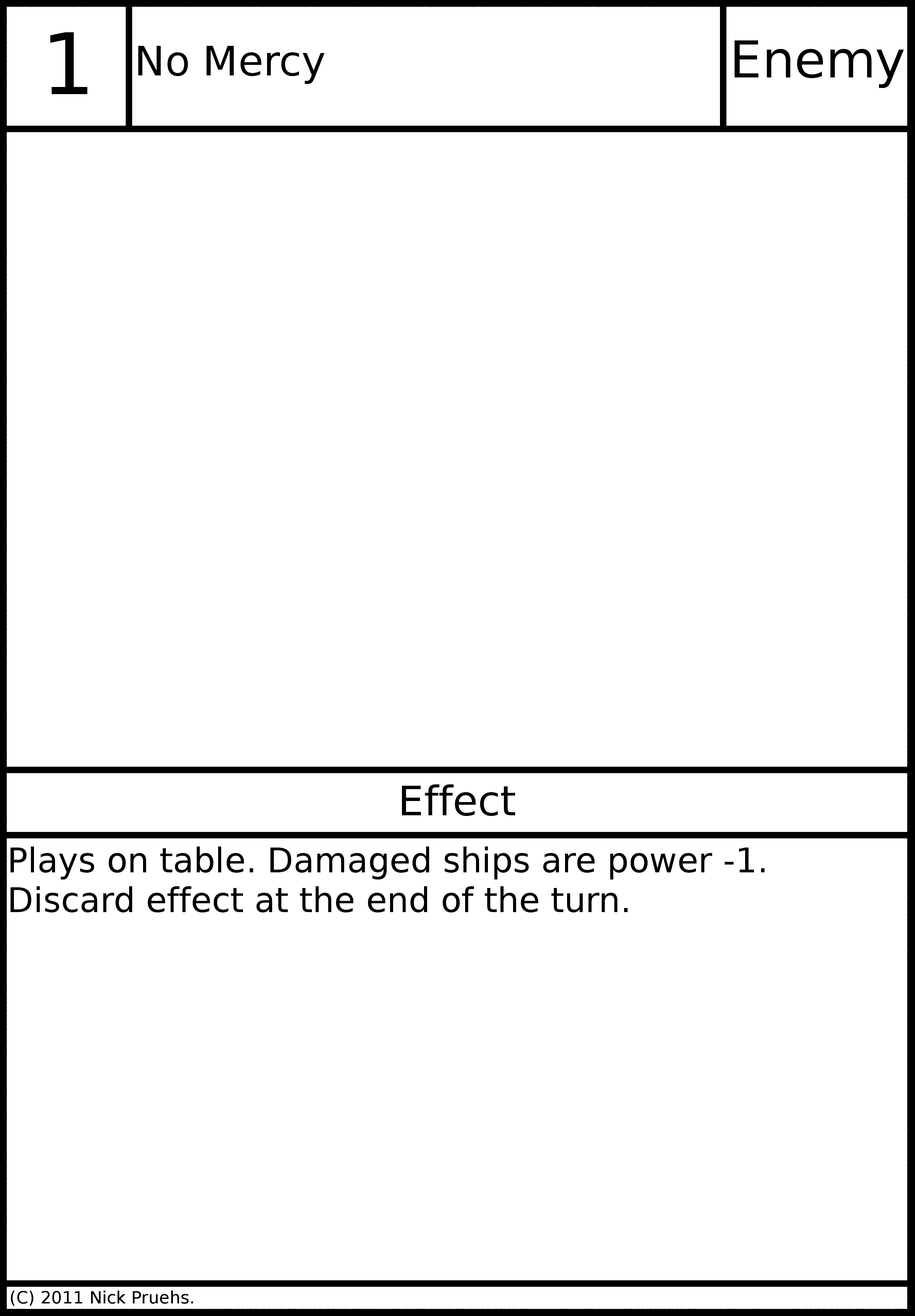
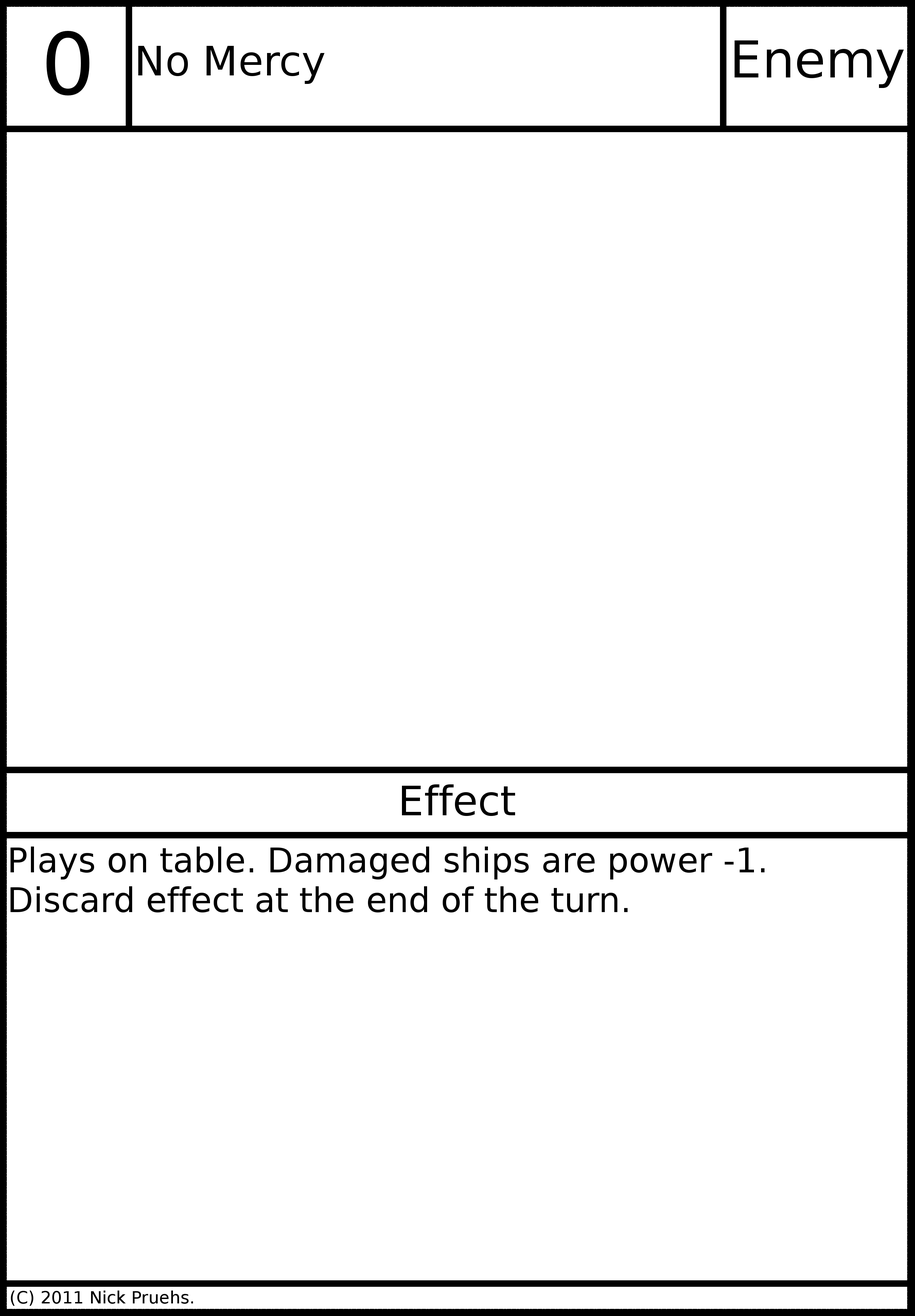
The second 915 × 1316 image is a revision of the first. Changes to its layers:
painted on "Threat" over [46, 30, 90, 96]
